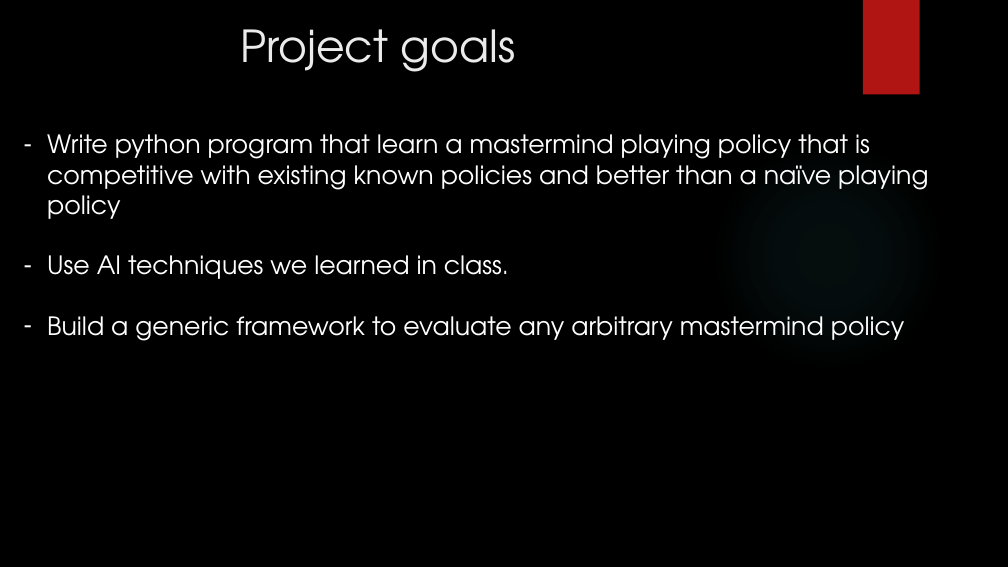
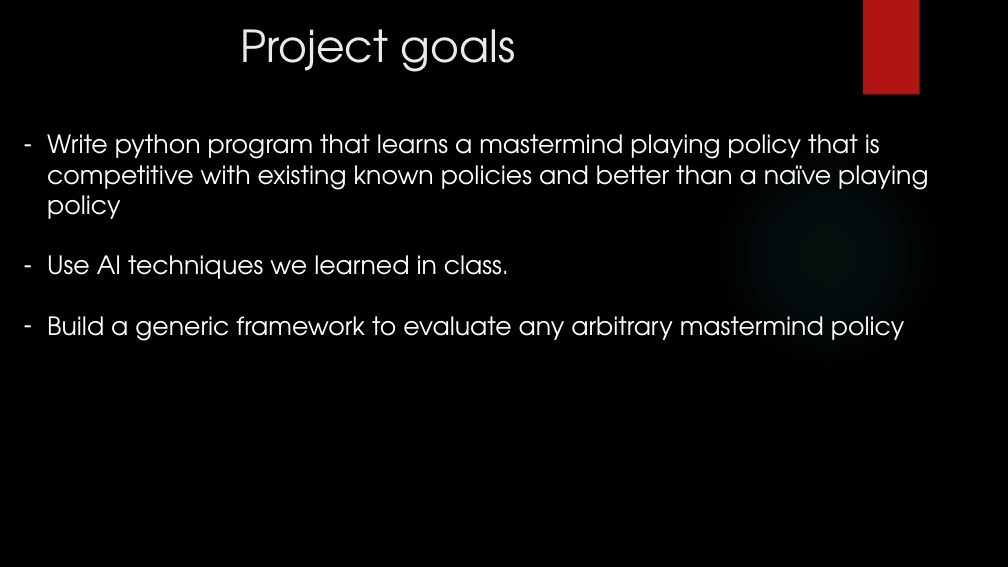
Before and after one commit to gilsh2/final_ai_project, a slide deck: slide 2 of ai_final_project_mastermind.pptx. Drawn at 1008x567 pixels with LibreOffice and Linux fonts; fonts in the diff are those of the drawing; background and template pictures are left out. Boxes give left, top, right and bottom in pixels: in the first picture for what was removed or moved away, otherwise in the second. Text is boxed around its words. In the diff, an @@ line names an element or a change of style, - is before the commit and + after.

Commit message:
edit

```diff
--- a/ai_final_project_mastermind.pptx
+++ b/ai_final_project_mastermind.pptx
@@ text at (x1=47, y1=134, x2=928, y2=219): text changed @@
-– Write python program that learn a mastermind playing policy that is competitive with existing known policies and better than a naïve playing policy
+– Write python program that learns a mastermind playing policy that is competitive with existing known policies and better than a naïve playing policy
```
Also in this commit, not shown: 1 other slide changed.
